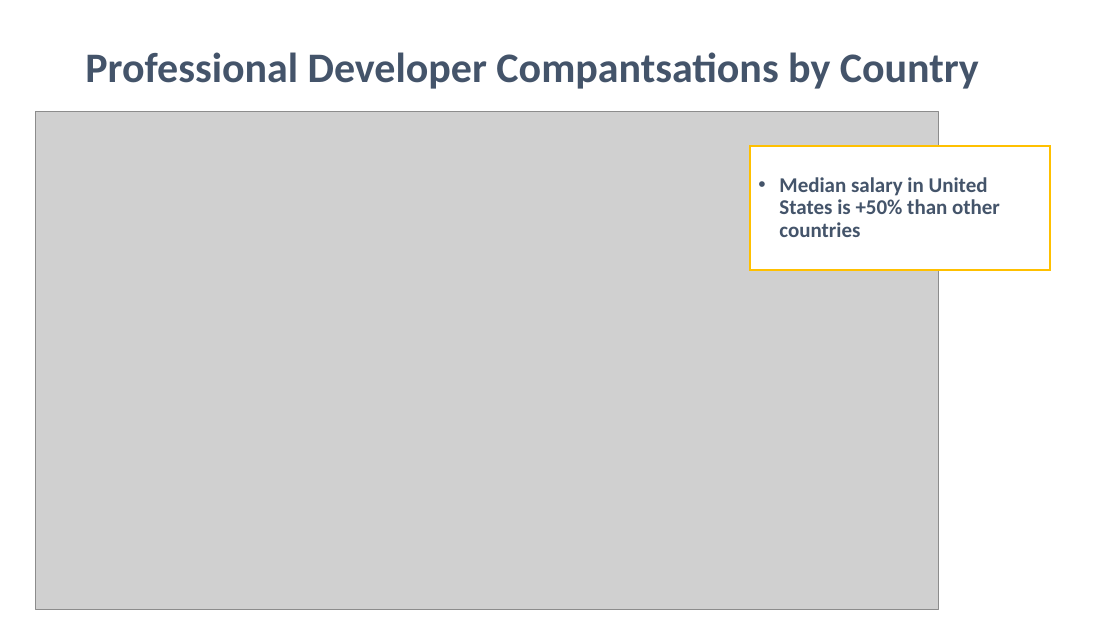
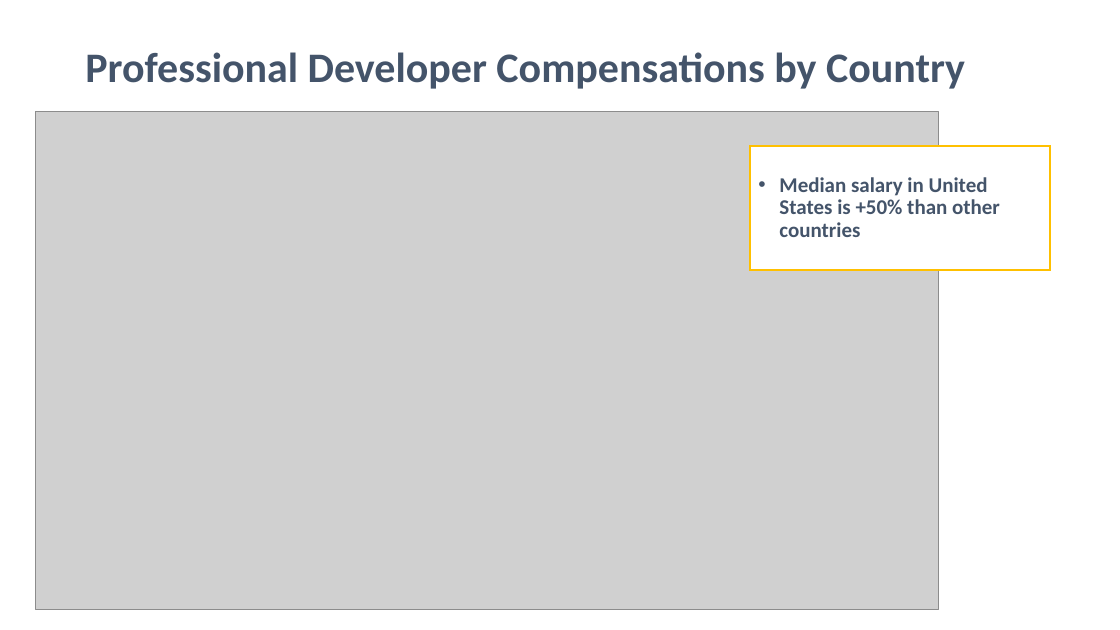
Before and after one commit to erdemsirel/ozu_data_science, a slide deck: slide 5 of DS 555 - Data Science & Strategy/ds555-project/references/Presentation.pptx. Drawn at 1120x630 pixels with LibreOffice and Linux fonts; fonts in the diff are those of the drawing; grey boxes stand for pictures. Boxes give left, top, right and bottom in pixels: in the first picture for what was removed or moved away, otherwise in the second. Text is boxed around its words. In the diff, an @@ line names an element or a change of style, - is before the commit and + after.

```diff
--- a/DS 555 - Data Science & Strategy/ds555-project/references/Presentation.pptx
+++ b/DS 555 - Data Science & Strategy/ds555-project/references/Presentation.pptx
@@ title at <box>85,52,965,89</box>: text changed @@
-Professional Developer Compantsations by Country
+Professional Developer Compensations by Country
```
Also in this commit, not shown: 14 other slides changed, 7 slides removed, 1 other file.
